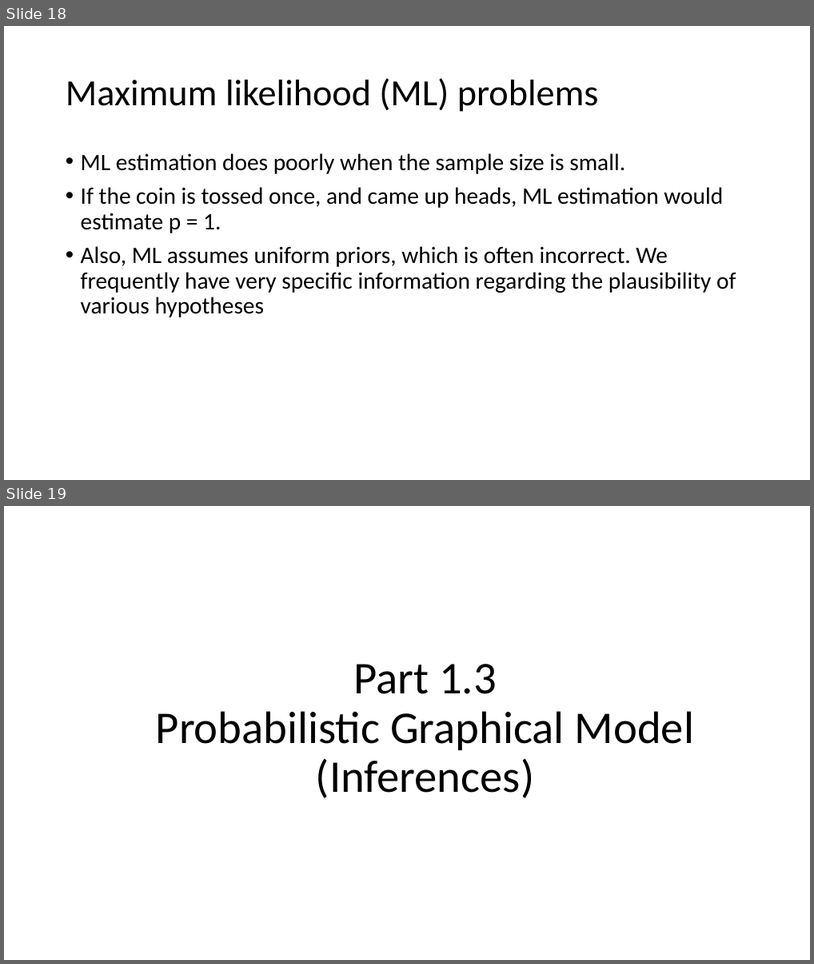
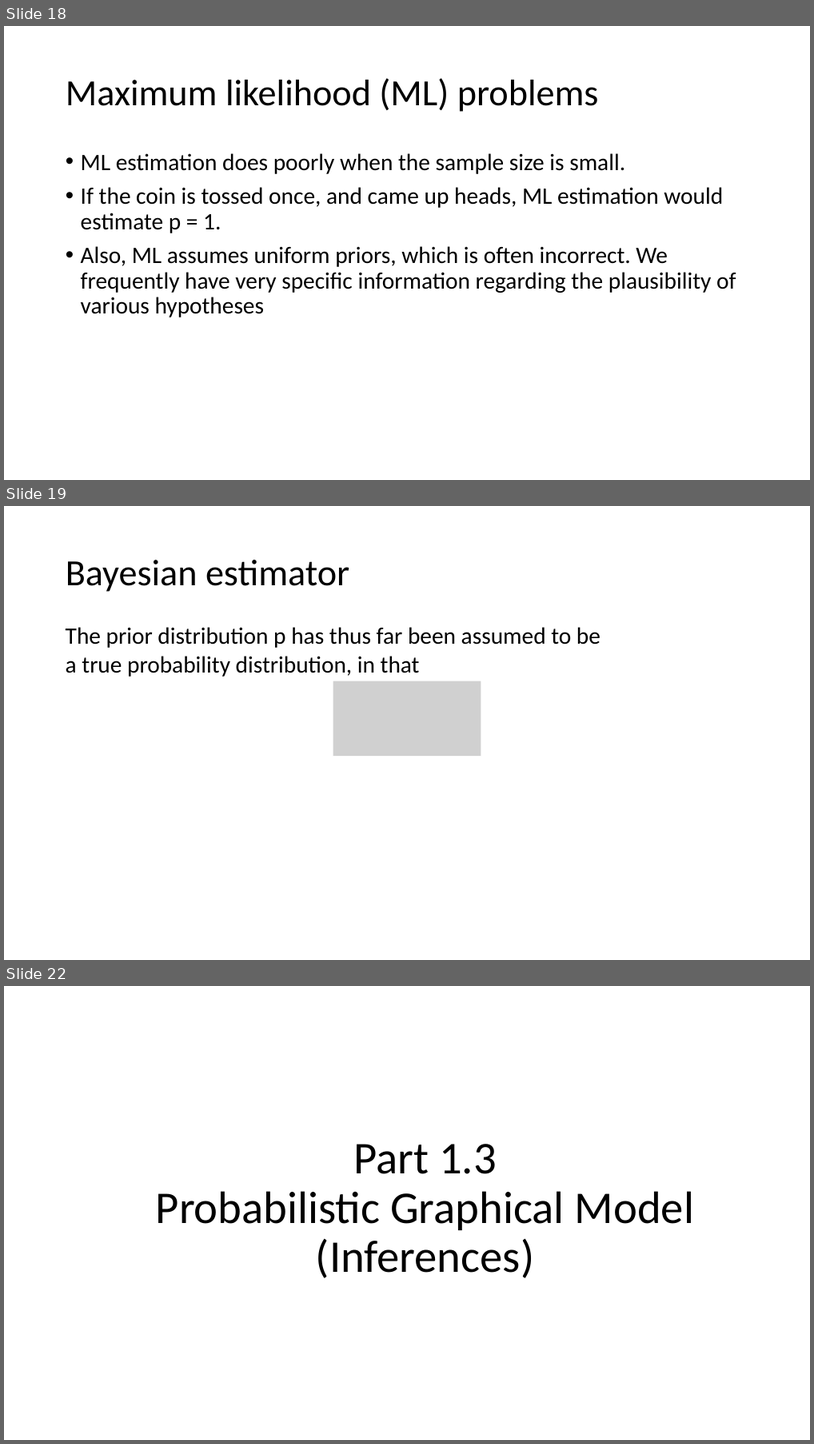
Before and after one commit to nguyenduyhanlam/Probabilistic_Graphical_Models, a slide deck: NguyenDuyHanLam_196005004/baocao.pptx. Shown one above the other, each under a label of ours: slides 18 and 19 before the commit, slides 18, 19 and 22 after it; the slides between them are not shown. The pictures are 814x964 and 814x1444 pixels, drawn with LibreOffice and Linux fonts; fonts in the diff are those of the drawing; grey boxes stand for pictures. Boxes give left, top, right and bottom in pixels: in the first picture for what was removed or moved away, otherwise in the second. Text is boxed around its words. In the diff, an @@ line names an element or a change of style, - is before the commit and + after.

```diff
--- a/NguyenDuyHanLam_196005004/baocao.pptx
+++ b/NguyenDuyHanLam_196005004/baocao.pptx
@@ slide 19 added at box(4, 506, 810, 960), background #FFFFFF @@
@@ title added at box(66, 560, 350, 592), 44 pt, text #000000 @@
+Bayesian estimator
@@ text added at box(66, 627, 601, 676), 28 pt, text #000000 @@
+The prior distribution p has thus far been assumed to be a true probability distribution, in that
@@ picture added at box(334, 681, 482, 756) @@
@@ what was slide 19 is now slide 22 @@
```
Also in this commit, not shown: 5 slides changed, 2 other slides added, 1 slide removed, 1 other file.
